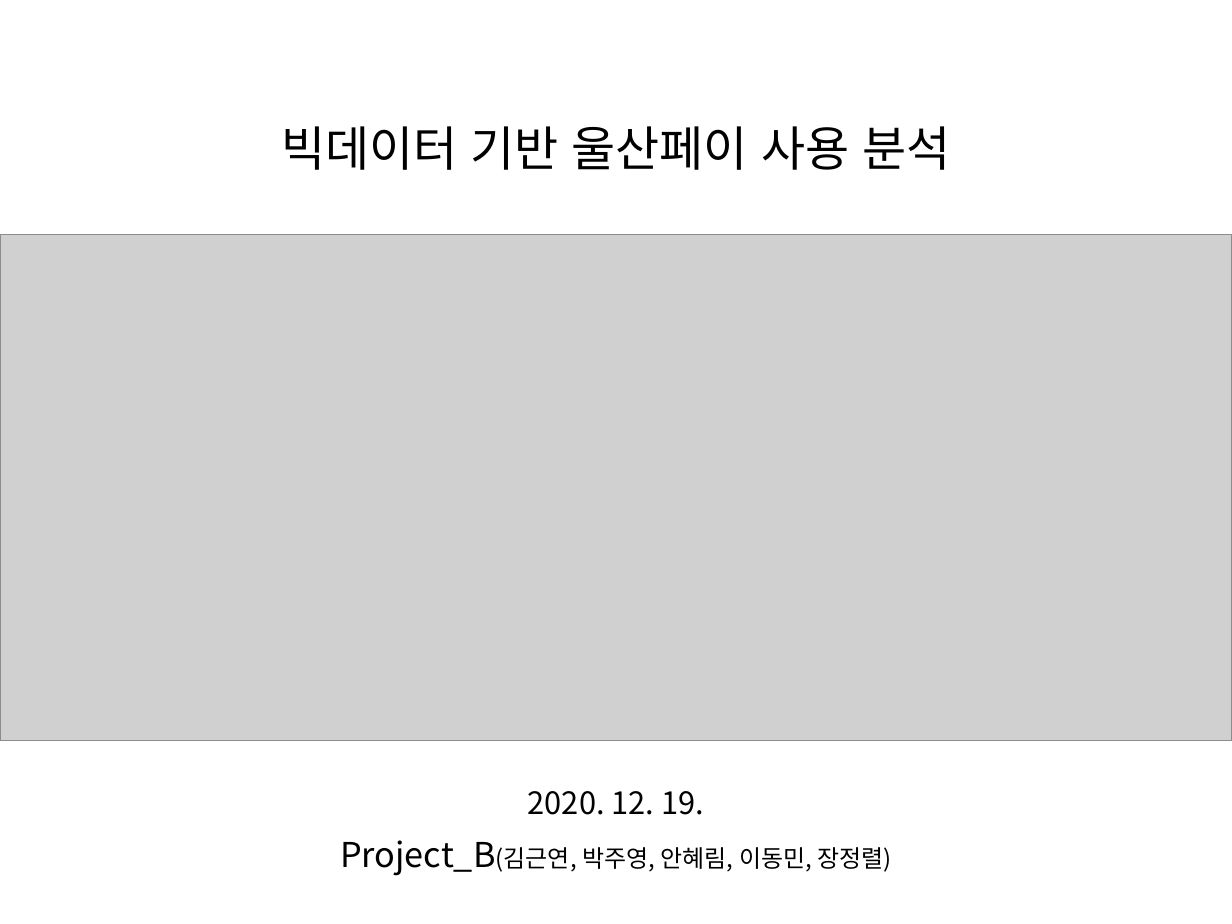
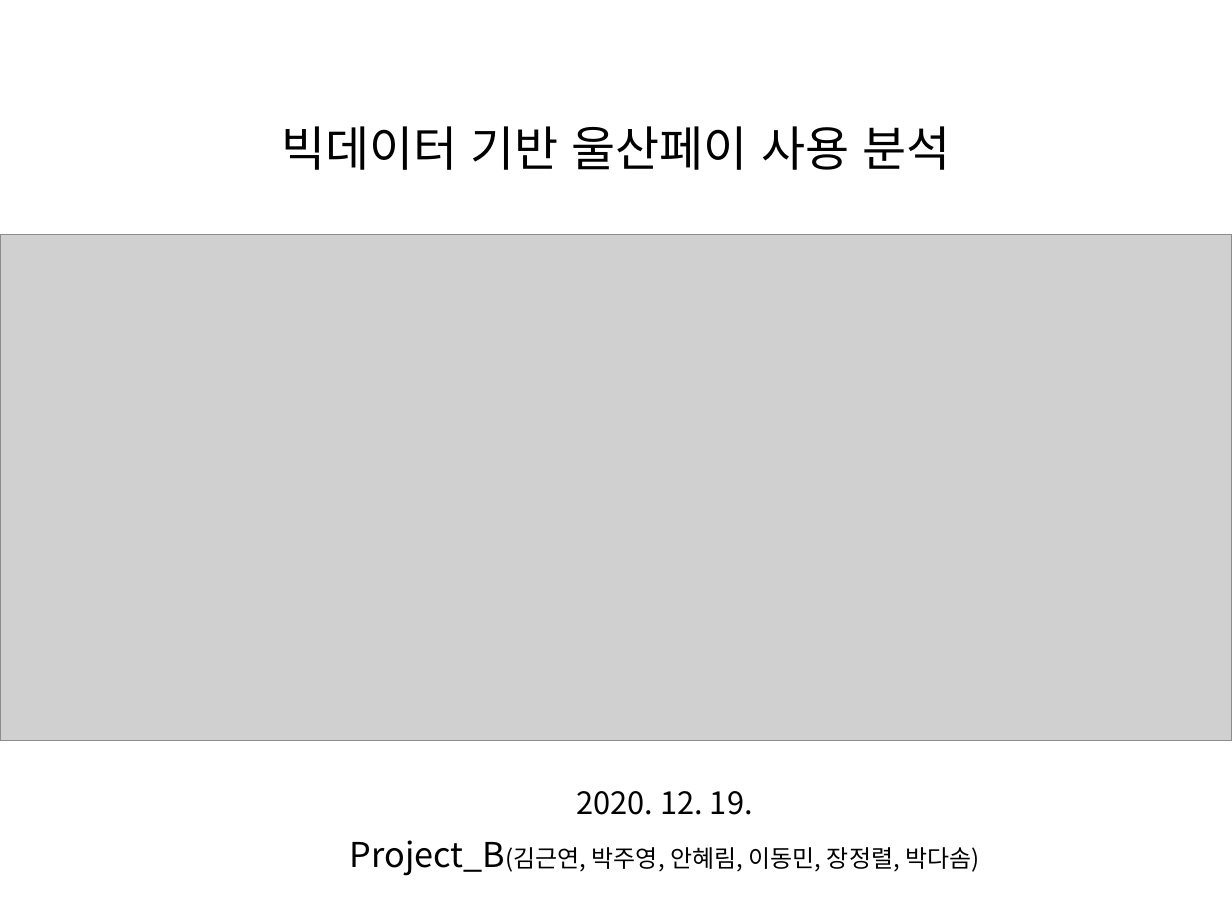
Before and after one commit to jamesjhk/Project_B, a slide deck: slide 1 of 빅데이터 기반 울산페이 사용 분석 보고서_ProjectB(종합).pptx. Drawn at 1232x924 pixels with LibreOffice and Linux fonts; fonts in the diff are those of the drawing; grey boxes stand for pictures. Boxes give left, top, right and bottom in pixels: in the first picture for what was removed or moved away, otherwise in the second. Text is boxed around its words. In the diff, an @@ line names an element or a change of style, - is before the commit and + after.

```diff
--- a/빅데이터 기반 울산페이 사용 분석 보고서_ProjectB(종합).pptx
+++ b/빅데이터 기반 울산페이 사용 분석 보고서_ProjectB(종합).pptx
@@ text at [350, 840, 979, 876]: text changed @@
-Project_B(김근연, 박주영, 안혜림, 이동민, 장정렬)
+Project_B(김근연, 박주영, 안혜림, 이동민, 장정렬, 박다솜)
```
Also in this commit, not shown: 1 other slide changed, 2 slides added.
